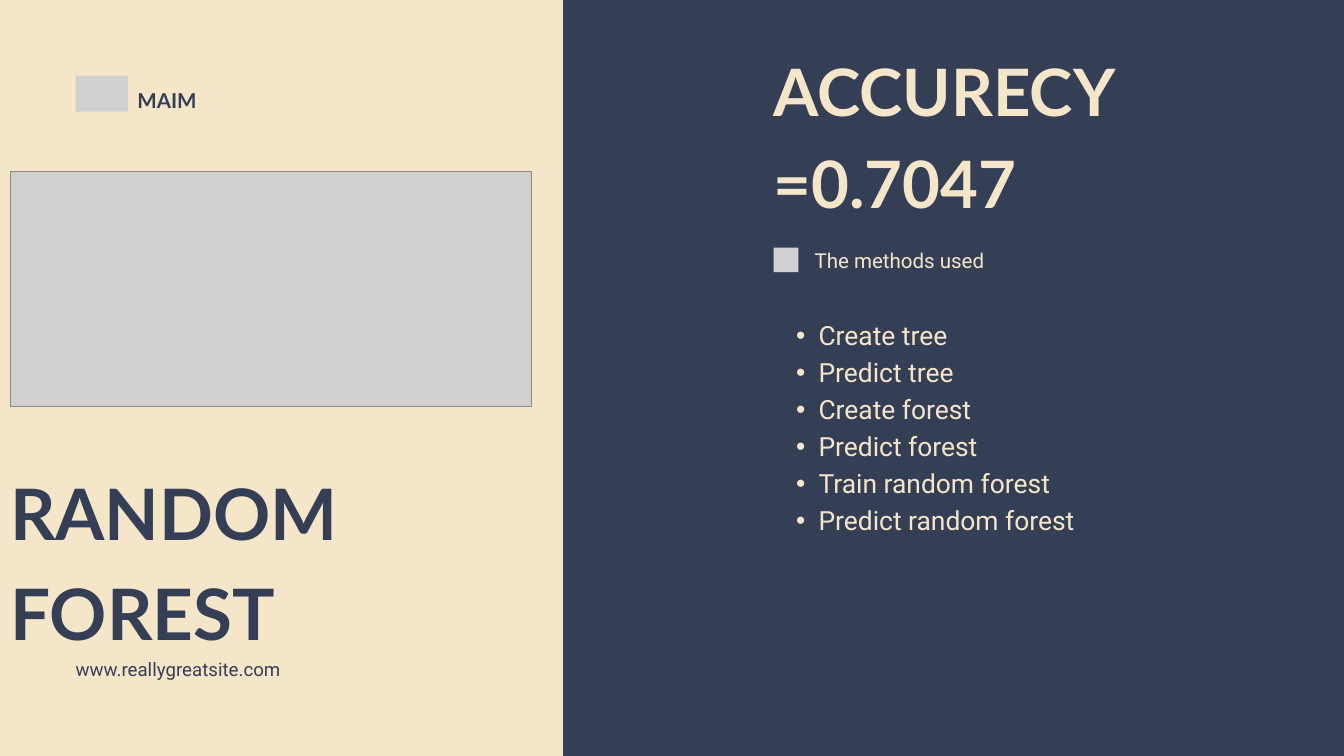
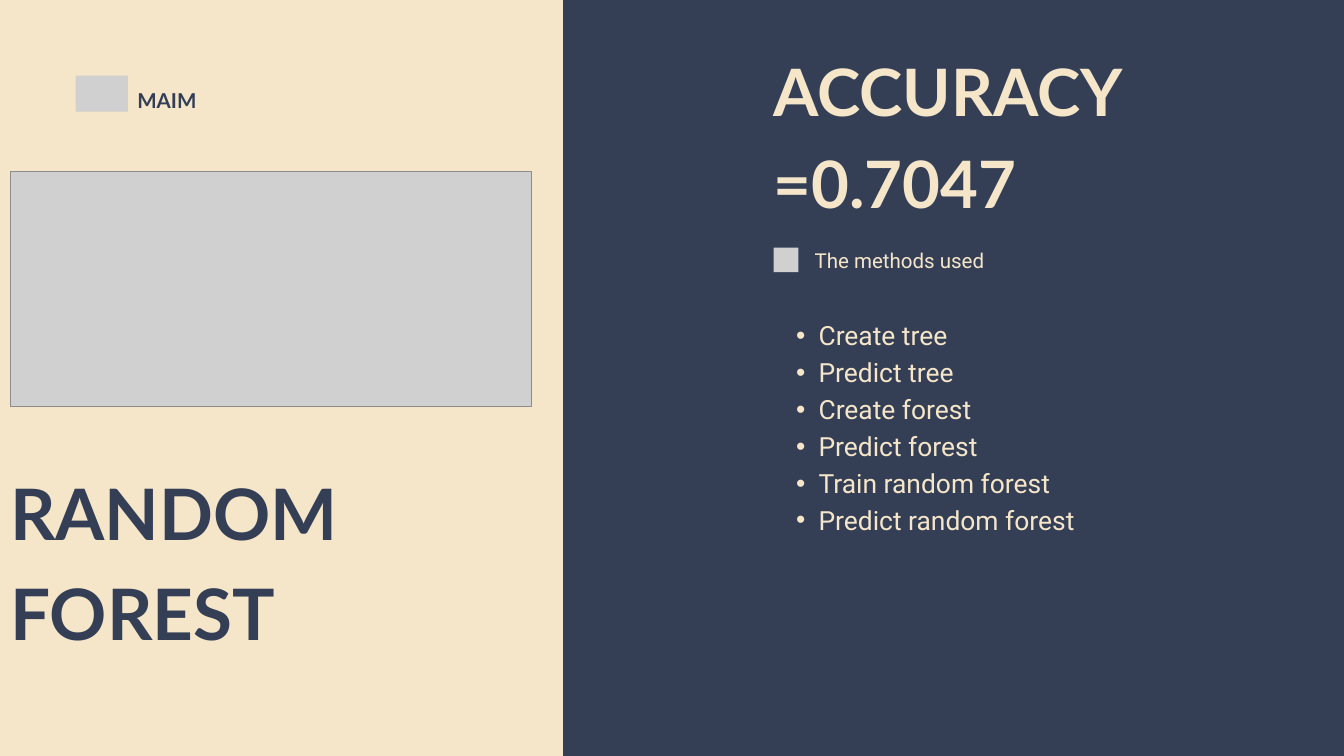
Before and after one commit to mohamed682004/MAIM-final-project, a slide deck: slide 10 of final project presentation.pptx. Drawn at 1344x756 pixels with LibreOffice and Linux fonts; fonts in the diff are those of the drawing; grey boxes stand for pictures. Boxes give left, top, right and bottom in pixels: in the first picture for what was removed or moved away, otherwise in the second. Text is boxed around its words. In the diff, an @@ line names an element or a change of style, - is before the commit and + after.

```diff
--- a/final project presentation.pptx
+++ b/final project presentation.pptx
@@ freeform shape at <box>0,0,563,756</box>: outline redrawn @@
@@ text at <box>774,68,1123,209</box>: text changed @@
-ACCURECY =0.7047
+ACCURACY =0.7047
@@ text removed at <box>76,662,281,680</box> @@
-www.reallygreatsite.com
```
Also in this commit, not shown: 24 other slides changed.
